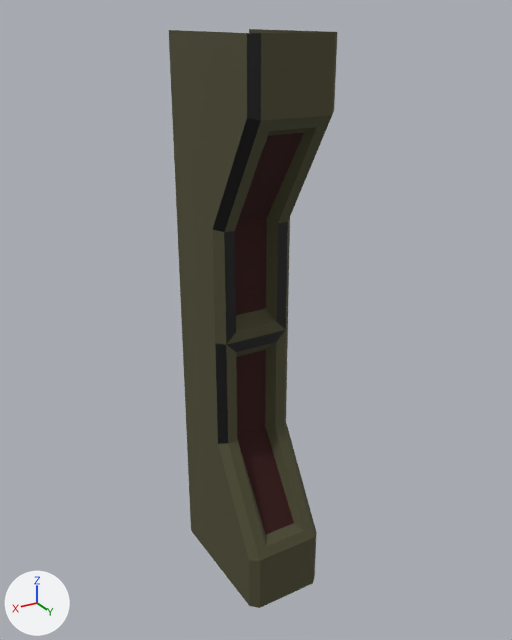
The FBX model Assets/Trash/Alexis_Trash/Décors_Indus/OBJ/Salle_Fin/OBJ_Pilone.fbx, before and after one commit.
Camera for both pictures: a 50 mm lens placed at (19.84, -19.57, 13.63), pointed at (11.84, -32.9, 6.96). Arrows for +X, +Y and +Z are at lower left; the lights stay in place. Where no turn or scale is listed for an object, it has been applied to the vertices.
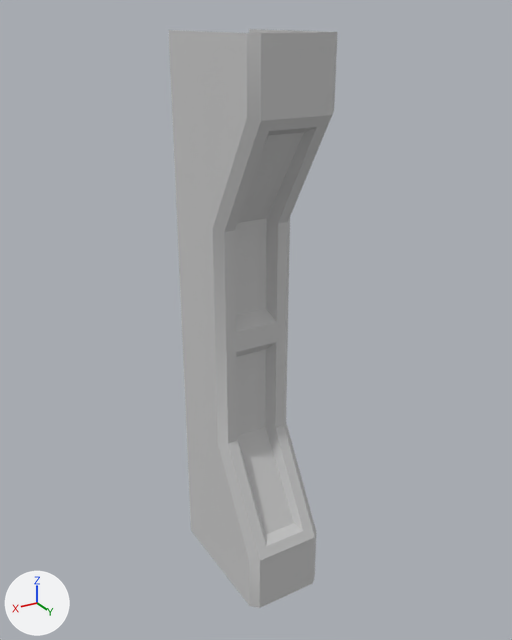
The newer file is also turned or shifted as a whole; pictures and numbers use the older file's frame.

Changed parts and their boxes (x1, y1, x2, y2) in the pictures (512 x 640 px):
part 1 of me_mesh, recoloured (yellow to grey)
    both: (169, 29, 337, 608)
part 2 of me_mesh, recoloured (black to grey)
    both: (235, 132, 304, 535)
part 3 of me_mesh, recoloured (black to grey)
    both: (213, 33, 288, 444)

Patch to the scene script:
```diff
--- a/Assets/Trash/Alexis_Trash/Décors_Indus/OBJ/Salle_Fin/OBJ_Pilone.fbx.py
+++ b/Assets/Trash/Alexis_Trash/Décors_Indus/OBJ/Salle_Fin/OBJ_Pilone.fbx.py
@@ mat_material__2 @@
+mat_material__2 = principled_material('Material #2')
+mat_material__2.base_color = (0.588, 0.588, 0.588)  # light grey #cacaca
+mat_material__2.roughness = 0.859
@@ me_mesh @@
 me_mesh.from_pydata(...)  # 94 vertices, 54 faces; spans x -1.0..1.0, y 0.4..3.9, z 0.0..13.33
 # used by ob_box143; location = (12.0, -35.0, 0.0)
+# me_mesh part 1: all 44 faces that had it switch from mat_metal_3 (dark yellow #4d4b32) to mat_material__2 (light grey #cacaca)
+# me_mesh part 2: all 4 faces that had it switch from mat_metal_5 (dark red #320000) to mat_material__2 (light grey #cacaca)
+# me_mesh part 3: all 6 faces that had it switch from mat_material__31_slot__6 (black #000000) to mat_material__2 (light grey #cacaca)
```
